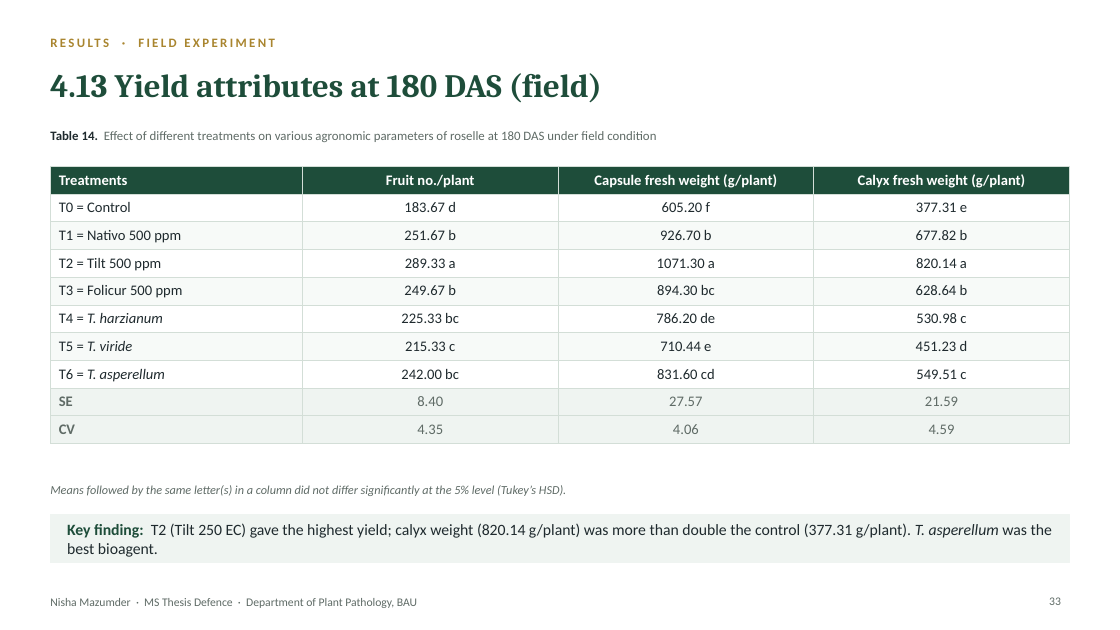
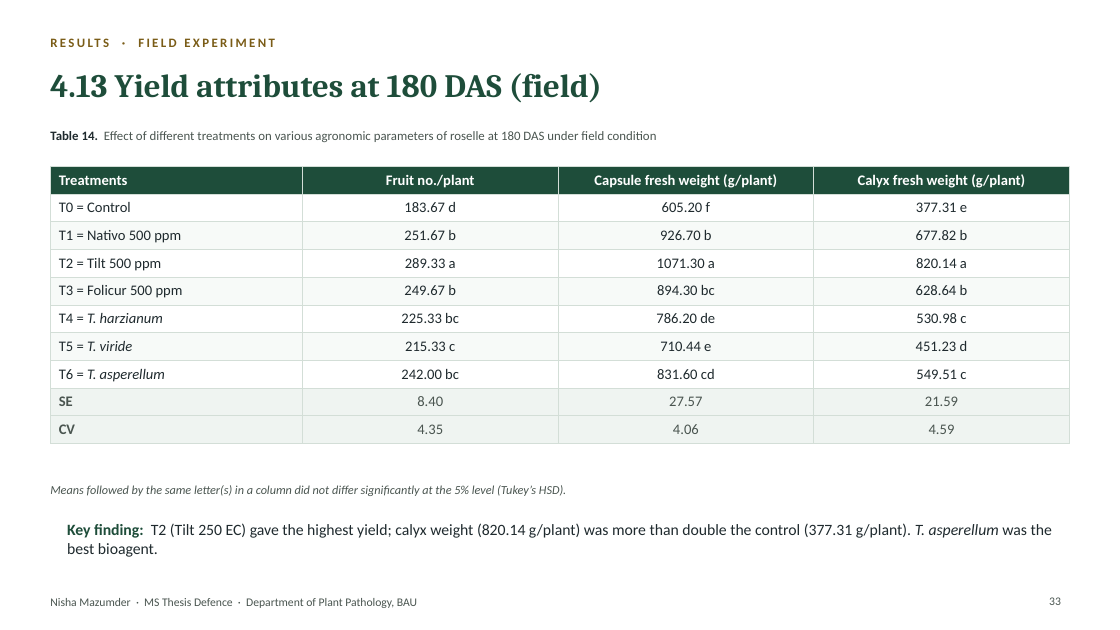
Before and after one commit to bipro-b/nm-documenents, a slide deck: slide 33 of docs/Nisha_MS_Thesis_Defence.pptx. Drawn at 1120x630 pixels with LibreOffice and Linux fonts; fonts in the diff are those of the drawing; background and template pictures are left out. Boxes give left, top, right and bottom in pixels: in the first picture for what was removed or moved away, otherwise in the second. Text is boxed around its words. In the diff, an @@ line names an element or a change of style, - is before the commit and + after.

```diff
--- a/docs/Nisha_MS_Thesis_Defence.pptx
+++ b/docs/Nisha_MS_Thesis_Defence.pptx
@@ text "RESULTS · FIELD EXPERIMENT" at (138,38,275,47): text colour #A9852F to #7A5C17 @@
@@ table at (50,166,1069,438) @@
@@ text colour #5F6B66 to #4A5550 in "SE", "8.40", "27.57", "21.59" and 4 more places @@
@@ rectangle at (50,514,1070,563): fill #EFF4F1 to #FFFFFF at 78% opacity; outline #EFF4F1 1 pt to none @@
@@ text colour #5F6B66 to #4A5550 in 4 elements at (50,131,656,142), (50,485,566,496), (1049,597,1061,605), (50,598,417,608) @@
```
Also in this commit, not shown: 37 other slides changed, 2 other files.
